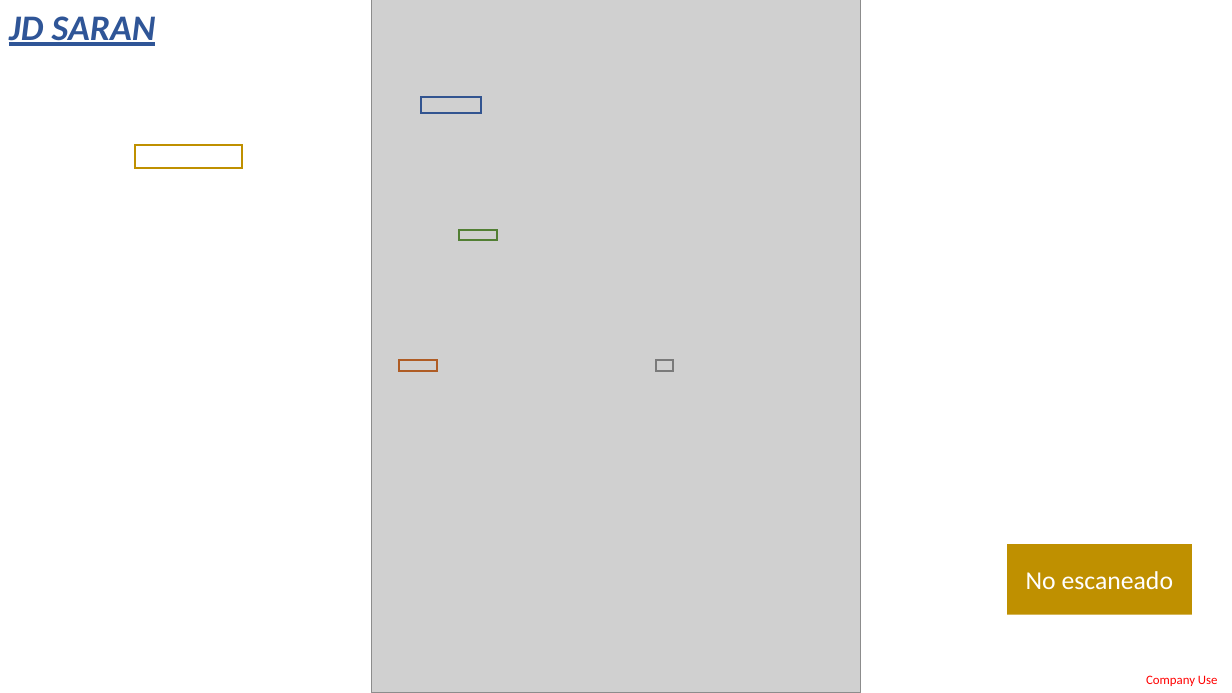
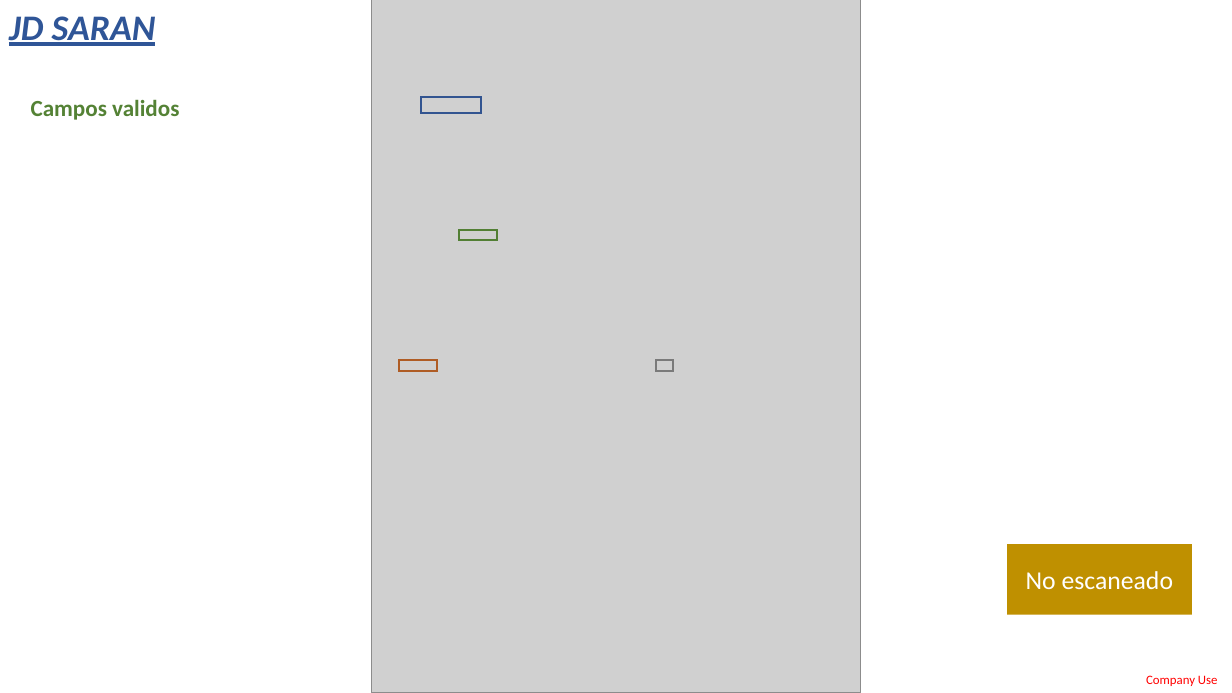
Before and after one commit to LobatoJaime/Bot-Creacion-de-Pedidos, a slide deck: slide 11 of AI_Engine/Info/ExtraccionDatos.pptx. Drawn at 1232x693 pixels with LibreOffice and Linux fonts; fonts in the diff are those of the drawing; grey boxes stand for pictures. Boxes give left, top, right and bottom in pixels: in the first picture for what was removed or moved away, otherwise in the second. Text is boxed around its words. In the diff, an @@ line names an element or a change of style, - is before the commit and + after.

```diff
--- a/AI_Engine/Info/ExtraccionDatos.pptx
+++ b/AI_Engine/Info/ExtraccionDatos.pptx
@@ text added at box(31, 99, 179, 120), 18 pt, text #548235, bold @@
+Campos validos
@@ rectangle removed at box(135, 145, 241, 168) @@
```
Also in this commit, not shown: 3 other slides changed, 5 other files.
